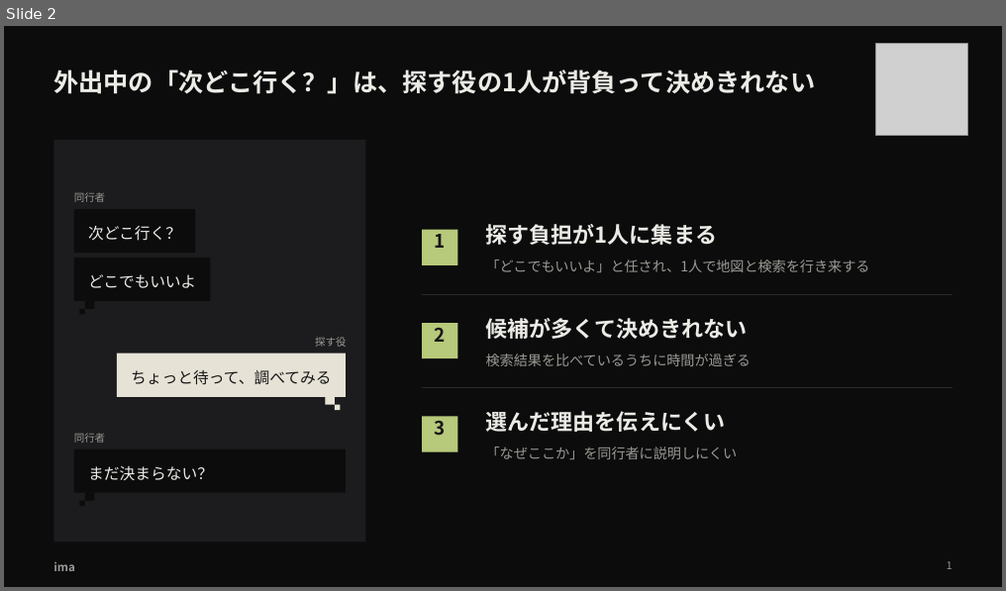
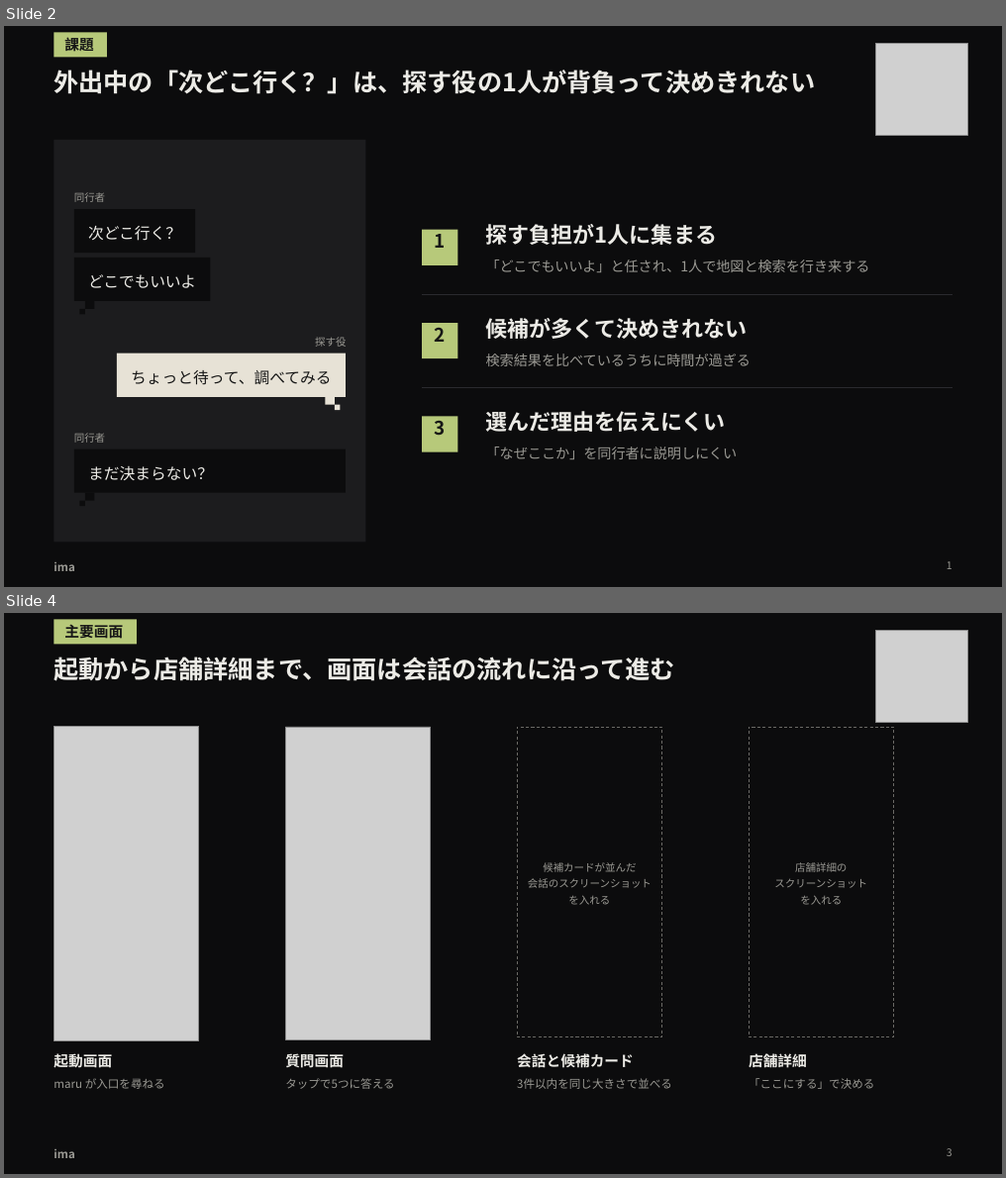
Before and after one commit to takapom/ima-app, a slide deck: docs/pitch/ima-pitch.pptx. Shown one above the other, each under a label of ours: slide 2 before the commit, slides 2 and 4 after it; the slides between them are not shown. The pictures are 1006x591 and 1006x1178 pixels, drawn with LibreOffice and Linux fonts; fonts in the diff are those of the drawing; grey boxes stand for pictures. Boxes give left, top, right and bottom in pixels: in the first picture for what was removed or moved away, otherwise in the second. Text is boxed around its words. In the diff, an @@ line names an element or a change of style, - is before the commit and + after.

```diff
--- a/docs/pitch/ima-pitch.pptx
+++ b/docs/pitch/ima-pitch.pptx
@@ slide 4 added at (4, 613, 1002, 1174), background #0C0C0D @@
@@ rectangle added at (54, 619, 137, 644), fill #B7C97A, 14 pt, text #161616, bold @@
+主要画面
@@ picture added at (876, 630, 968, 722) @@
@@ text added at (54, 657, 675, 681), 24 pt, text #ECEBE6, bold @@
+起動から店舗詳細まで、画面は会話の流れに沿って進む
@@ rectangle added at (54, 727, 199, 1038), outline #6B6A66 0.75 pt dashed @@
@@ picture added at (54, 726, 199, 1042) @@
@@ rectangle added at (285, 727, 431, 1038), outline #6B6A66 0.75 pt dashed @@
@@ picture added at (285, 727, 431, 1040) @@
@@ rectangle added at (517, 727, 662, 1038), outline #6B6A66 0.75 pt dashed @@
@@ rectangle added at (748, 727, 894, 1038), outline #6B6A66 0.75 pt dashed @@
@@ text added at (528, 862, 651, 905), 10 pt, text #9A9993 @@
+候補カードが並んだ
+会話のスクリーンショット
+を入れる
@@ text added at (774, 862, 867, 905), 10 pt, text #9A9993 @@
+店舗詳細の
+スクリーンショット
+を入れる
@@ text added at (54, 1053, 112, 1071), 14 pt, text #ECEBE6, bold @@
+起動画面
@@ text added at (285, 1053, 344, 1071), 14 pt, text #ECEBE6, bold @@
+質問画面
@@ text added at (517, 1054, 634, 1068), 14 pt, text #ECEBE6, bold @@
+会話と候補カード
@@ text added at (748, 1053, 807, 1071), 14 pt, text #ECEBE6, bold @@
+店舗詳細
@@ text added at (54, 1078, 165, 1089), 11 pt, text #9A9993 @@
+maru が入口を尋ねる
@@ text added at (285, 1078, 394, 1089), 11 pt, text #9A9993 @@
+タップで5つに答える
@@ text added at (517, 1078, 672, 1089), 11 pt, text #9A9993 @@
+3件以内を同じ大きさで並べる
@@ text added at (748, 1078, 874, 1089), 11 pt, text #9A9993 @@
+「ここにする」で決める
@@ text added at (54, 1150, 74, 1158), 11 pt, text #9A9993, bold @@
+ima
@@ text added at (946, 1149, 952, 1157), 10 pt, text #9A9993 @@
+3
@@ slide 2 changed as well @@
@@ rectangle added at (54, 32, 107, 57), fill #B7C97A, 14 pt, text #161616, bold @@
+課題
```
Also in this commit, not shown: 6 other slides changed, 2 slides removed, 1 other file.
